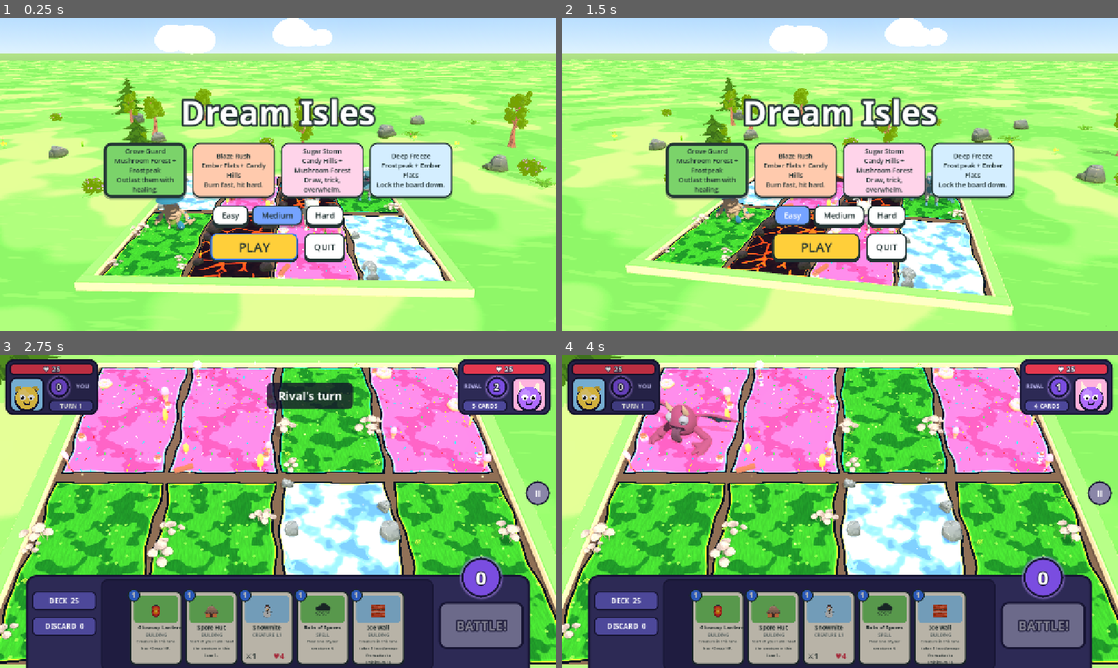
Above: before the commit, frames 1-4 (two rows, left to right).
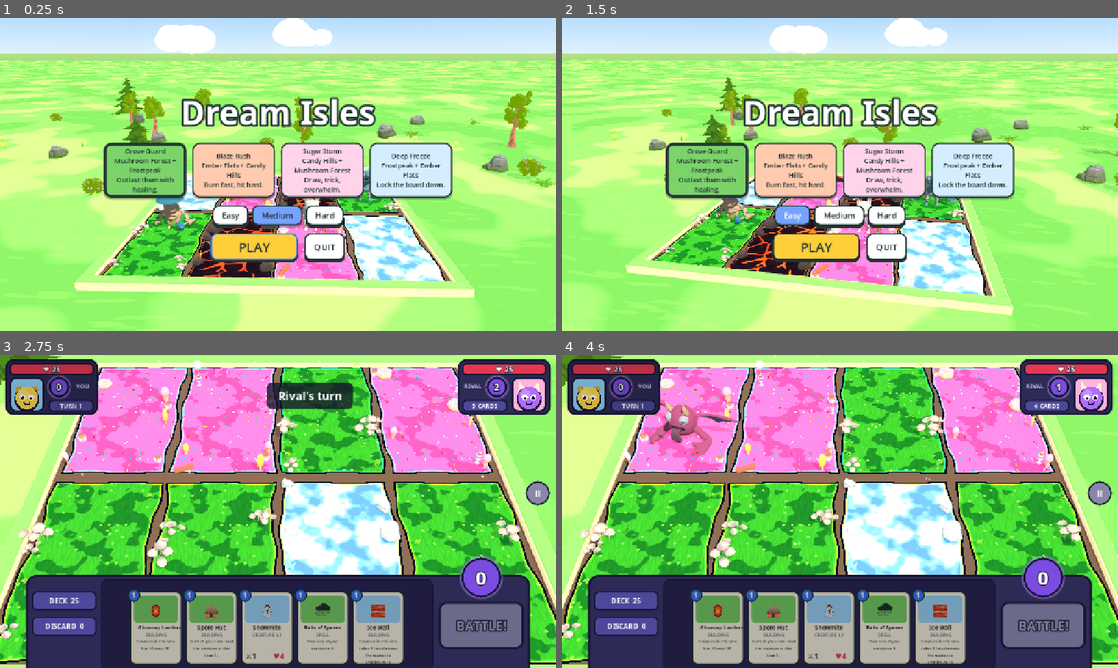
Above: after the commit, the same moments.

Repository: muriarty1893/cardwards
Game: Godot game, scene res://menus/main_menu.tscn
The game is run twice, just before and just after one commit, with the same random seed, the same clock (stepped at 60 frames per second) and the same inputs.
Inputs (mouse positions are in pixels of both pictures, inside the frame that each line leads up to):
- Up to frame 1 (0.25 s): no input
- Up to frame 2 (1.5 s): click "Easy" at 0.5 s; click "Easy" at 1.25 s
- Up to frame 3 (2.75 s): click "PLAY" at 2 s
- Up to frame 4 (4 s): drag from (717, 627) to (895, 442) at 2.77 s; drag from (717, 627) to (812, 574) at 3.52 s

The runs differ from the first frame. In frame 1, 0.4% of the frame differs, in the area x 28-69%, y 51-84%; in frame 2, 0.4%; in frame 3, 0.5%, in the area x 50-73%, y 39-60%; in frame 4, 0.5%.

Commit message:
feat: VisualDB with creature models and tints, cards contact sheet
Adds 16 more Quaternius Ultimate Monsters (CC0); tints now recolour toward
the tint hue at readable brightness instead of darkening.

Co-Authored-By: Claude Opus 5.5 <noreply@anthropic.com>
Claude-Session: https://claude.ai/code/session_01KWhDzHoaJZoxty1TDdYE3R

Diff:
--- /dev/null
+++ b/tests/test_visual_db.gd
@@ -0,0 +1,12 @@
+extends TestCase
+## Every card has a visual entry, and every model file it names exists.
+
+
+func test_entries_cover_all_cards() -> bool:
+	assert_eq(VisualDB.ids().size(), 40, "40 entries")
+	for c: CardData in CardDB.all_cards():
+		assert_true(VisualDB.ENTRIES.has(c.id), "entry for %s" % c.id)
+		if c.kind != CardData.Kind.SPELL:
+			assert_true(ResourceLoader.exists(VisualDB.model_path(c.id)), "model exists for %s" % c.id)
+		assert_true(VisualDB.TINTS.has(VisualDB.ENTRIES[c.id].get("tint", &"none")), "tint name ok for %s" % c.id)
+	return true
--- a/tools/contact_sheet.gd
+++ b/tools/contact_sheet.gd
@@ -1,6 +1,11 @@
 extends Node3D
-## Dev: grid of every monster model in a group with its name, for picking card art.
-##   godot --path . res://tools/contact_sheet.tscn -- --group=blob --shot=/tmp/sheet.png
+## Dev: grids of monster models in the cartoon style.
+##   --cards            the 24 creatures as VisualDB maps them, one land per row, sized by level
+##   --group=<dir>      every model under res://assets/monsters/<dir> (for picking alternates)
+##   godot --path . res://tools/contact_sheet.tscn -- --cards --shot=/tmp/sheet.png
+
+## Standing height by level (spec 5.2).
+const SIZES: Array[float] = [1.0, 1.0, 1.3, 1.7]
 
 
 func _ready() -> void:
@@ -9,13 +14,48 @@
 	env.background_color = Color("#8fd3ff")
 	env.ambient_light_source = Environment.AMBIENT_SOURCE_COLOR
 	env.ambient_light_color = Color.WHITE
-	env.ambient_light_energy = 0.6
+	env.ambient_light_energy = 0.45
 	var we := WorldEnvironment.new()
 	we.environment = env
 	add_child(we)
 	var sun := DirectionalLight3D.new()
+	sun.light_energy = 0.9
 	add_child(sun)
 	sun.look_at_from_position(Vector3(3, 8, 6), Vector3.ZERO)
+	var cam := Camera3D.new()
+	add_child(cam)
+	if "--cards" in OS.get_cmdline_user_args():
+		_cards()
+		cam.projection = Camera3D.PROJECTION_ORTHOGONAL
+		cam.size = 13.5
+		cam.look_at_from_position(Vector3(0, 9.0, 13.0), Vector3(0, 0.4, 0.2))
+	else:
+		_group()
+		cam.fov = 40
+		cam.look_at_from_position(Vector3(0, 13, 17), Vector3(0, 0.5, 0))
+	cam.make_current()
+	Outline.attach(cam)
+
+
+func _cards() -> void:
+	var rows: Array[Array] = [[], [], [], []]
+	for c: CardData in CardDB.all_cards():
+		if c.is_creature():
+			rows[c.land].append(c)
+	for r: int in 4:
+		var cards: Array = rows[r]
+		for i: int in cards.size():
+			var c: CardData = cards[i]
+			var pos := Vector3((i - 2.5) * 2.75, 0, (r - 1.5) * 3.4)
+			var mdl: Node3D = Palette.model(VisualDB.model_path(c.id), SIZES[c.level])
+			Toon.apply(mdl, VisualDB.tint(c.id))
+			mdl.position = pos
+			add_child(mdl)
+			_idle(mdl)
+			_label("%s L%d" % [c.display_name, c.level], pos + Vector3(0, -0.1, 1.2))
+
+
+func _group() -> void:
 	var group: String = "blob"
 	for a: String in OS.get_cmdline_user_args():
 		if a.begins_with("--group="):
@@ -26,28 +66,31 @@
 			names.append(f)
 	var cols: int = 6
 	for i: int in names.size():
-		var inst := (load("res://assets/monsters/%s/%s" % [group, names[i]]) as PackedScene).instantiate() as Node3D
-		add_child(inst)
-		Toon.apply(inst)
-		var x: float = (i % cols - (cols - 1) / 2.0) * 3.2
-		var z: float = (i / cols) * 4.0 - 4.0
-		inst.position = Vector3(x, 0, z)
-		var ap := inst.find_child("AnimationPlayer", true, false) as AnimationPlayer
-		if ap:
-			for n: String in ["Idle", "Flying_Idle"]:
-				if ap.has_animation(n):
-					ap.play(n)
-		var l := Label3D.new()
-		l.text = names[i].get_basename()
-		l.font_size = 64
-		l.outline_size = 16
-		l.billboard = BaseMaterial3D.BILLBOARD_ENABLED
-		l.no_depth_test = true
-		l.position = Vector3(x, -0.3, z + 1.2)
-		add_child(l)
-	var cam := Camera3D.new()
-	add_child(cam)
-	cam.fov = 40
-	cam.look_at_from_position(Vector3(0, 13, 17), Vector3(0, 0.5, 0))
-	cam.make_current()
-	Outline.attach(cam)
+		var mdl: Node3D = Palette.model("res://assets/monsters/%s/%s" % [group, names[i]], 1.3)
+		Toon.apply(mdl)
+		var pos := Vector3((i % cols - (cols - 1) / 2.0) * 2.6, 0, (i / cols) * 3.0 - 3.0)
+		mdl.position = pos
+		add_child(mdl)
+		_idle(mdl)
+		_label(names[i].get_basename(), pos + Vector3(0, -0.15, 0.95))
+
+
+func _idle(mdl: Node3D) -> void:
+	var ap := mdl.find_child("AnimationPlayer", true, false) as AnimationPlayer
+	if ap:
+		for n: String in ["Idle", "Flying_Idle"]:
+			if ap.has_animation(n):
+				ap.play(n)
+				return
+
+
+func _label(text: String, pos: Vector3) -> void:
+	var l := Label3D.new()
+	l.text = text
+	l.font_size = 30
+	l.pixel_size = 0.008
+	l.outline_size = 12
+	l.billboard = BaseMaterial3D.BILLBOARD_ENABLED
+	l.no_depth_test = true
+	l.position = pos
+	add_child(l)
--- /dev/null
+++ b/view/visual_db.gd
@@ -0,0 +1,98 @@
+class_name VisualDB
+extends RefCounted
+## Every per-card visual in one place: model, tint, card picture (and later effect and sound).
+## Nothing card-specific is hard-coded anywhere else in the view.
+
+## Tints for models (alpha = how strongly the tint replaces the original colours).
+const TINTS: Dictionary = {
+	&"none": Color(1, 1, 1, 0),
+	&"ember": Color("#ff6a2a", 0.55),
+	&"ash": Color("#6a6a72", 0.6),
+	&"icy": Color("#9fdcff", 0.55),
+	&"moss": Color("#5aa34a", 0.5),
+	&"cream": Color("#f2e6c8", 0.5),
+	&"bark": Color("#7a5a3a", 0.5),
+	&"taffy": Color("#ffd84a", 0.55),
+	&"candy_purple": Color("#b06cff", 0.5),
+	&"candy_cyan": Color("#7fe0ff", 0.5),
+	&"candy_blue": Color("#4ad0ff", 0.5),
+	&"candy_pink": Color("#ff8ad8", 0.5),
+	&"b_forest": Color("#7bd36a", 0.25),
+	&"b_ember": Color("#ff7a3a", 0.25),
+	&"b_candy": Color("#ff9fcf", 0.25),
+	&"b_frost": Color("#9fd8ff", 0.25),
+}
+
+## Creatures: "model" is relative to res://assets/monsters (Quaternius "Ultimate Monsters", CC0).
+## Buildings use res://assets/buildings/<id>.gltf. Spells have no model.
+const ENTRIES: Dictionary = {
+	# Mushroom Forest
+	&"sporeling": {"model": "blob/Mushnub", "tint": &"none"},
+	&"mossback": {"model": "blob/GreenSpikyBlob", "tint": &"moss"},
+	&"puffcap": {"model": "blob/Cactoro", "tint": &"cream"},
+	&"glimmer_morel": {"model": "blob/Mushnub_Evolved", "tint": &"none"},
+	&"rootstalker": {"model": "big/Cactoro", "tint": &"bark"},
+	&"elder_shroomhulk": {"model": "big/MushroomKing", "tint": &"none"},
+	&"spore_hut": {"tint": &"b_forest"},
+	&"glowcap_lantern": {"tint": &"b_forest"},
+	&"rain_of_spores": {},
+	&"regrowth": {},
+	# Ember Flats
+	&"cinderpup": {"model": "blob/Dog", "tint": &"ember"},
+	&"ashmite": {"model": "flying/Armabee", "tint": &"ash"},
+	&"flarebeak": {"model": "blob/Chicken", "tint": &"ember"},
+	&"magmaw": {"model": "big/Demon", "tint": &"none"},
+	&"blazehorn": {"model": "big/Dino", "tint": &"ember"},
+	&"inferno_drake": {"model": "flying/Dragon_Evolved", "tint": &"ember"},
+	&"kiln_tower": {"tint": &"b_ember"},
+	&"smokestack": {"tint": &"b_ember"},
+	&"fireball": {},
+	&"ember_rain": {},
+	# Candy Hills
+	&"gumdrop": {"model": "blob/PinkBlob", "tint": &"none"},
+	&"taffy_snail": {"model": "blob/GreenBlob", "tint": &"taffy"},
+	&"lollibat": {"model": "flying/Demon", "tint": &"candy_purple"},
+	&"sugar_sprite": {"model": "flying/Ghost", "tint": &"candy_cyan"},
+	&"jellywobble": {"model": "flying/Glub", "tint": &"candy_blue"},
+	&"bonbon_behemoth": {"model": "big/Bunny", "tint": &"candy_pink"},
+	&"sugar_shack": {"tint": &"b_candy"},
+	&"candy_mill": {"tint": &"b_candy"},
+	&"sugar_rush": {},
+	&"swap_trick": {},
+	# Frostpeak
+	&"snowmite": {"model": "blob/Yeti", "tint": &"none"},
+	&"iceling": {"model": "flying/Hywirl", "tint": &"icy"},
+	&"frostfang": {"model": "blob/Cat", "tint": &"icy"},
+	&"glacier_tortoise": {"model": "flying/Goleling_Evolved", "tint": &"icy"},
+	&"rimewing": {"model": "flying/Pigeon", "tint": &"icy"},
+	&"blizzard_titan": {"model": "big/Yeti", "tint": &"none"},
+	&"ice_wall": {"tint": &"b_frost"},
+	&"frost_spire": {"tint": &"b_frost"},
+	&"cold_snap": {},
+	&"avalanche": {},
+}
+
+
+static func ids() -> Array[StringName]:
+	var out: Array[StringName] = []
+	for k: StringName in ENTRIES:
+		out.append(k)
+	return out
+
+
+static func model_path(id: StringName) -> String:
+	var e: Dictionary = ENTRIES.get(id, {})
+	if e.has("model"):
+		return "res://assets/monsters/%s.gltf" % e["model"]
+	if e.has("tint"):
+		return "res://assets/buildings/%s.gltf" % id
+	return ""
+
+
+static func tint(id: StringName) -> Color:
+	var e: Dictionary = ENTRIES.get(id, {})
+	return TINTS.get(e.get("tint", &"none"), TINTS[&"none"])
+
+
+static func art_path(id: StringName) -> String:
+	return "res://assets/card_art/%s.png" % id
Not shown, added: assets/monsters/big/Alien.gltf
Not shown, added: assets/monsters/big/Alien.gltf.import
Not shown, added: assets/monsters/big/Birb.gltf
Not shown, added: assets/monsters/big/Birb.gltf.import
Not shown, added: assets/monsters/big/Fish.gltf
Not shown, added: assets/monsters/big/Fish.gltf.import
Not shown, added: assets/monsters/big/Frog.gltf
Not shown, added: assets/monsters/big/Frog.gltf.import
Not shown, added: assets/monsters/big/Monkroose.gltf
Not shown, added: assets/monsters/big/Monkroose.gltf.import
Not shown, added: assets/monsters/blob/Alien.gltf
Not shown, added: assets/monsters/blob/Alien.gltf.import
(and 23 more such lines)
